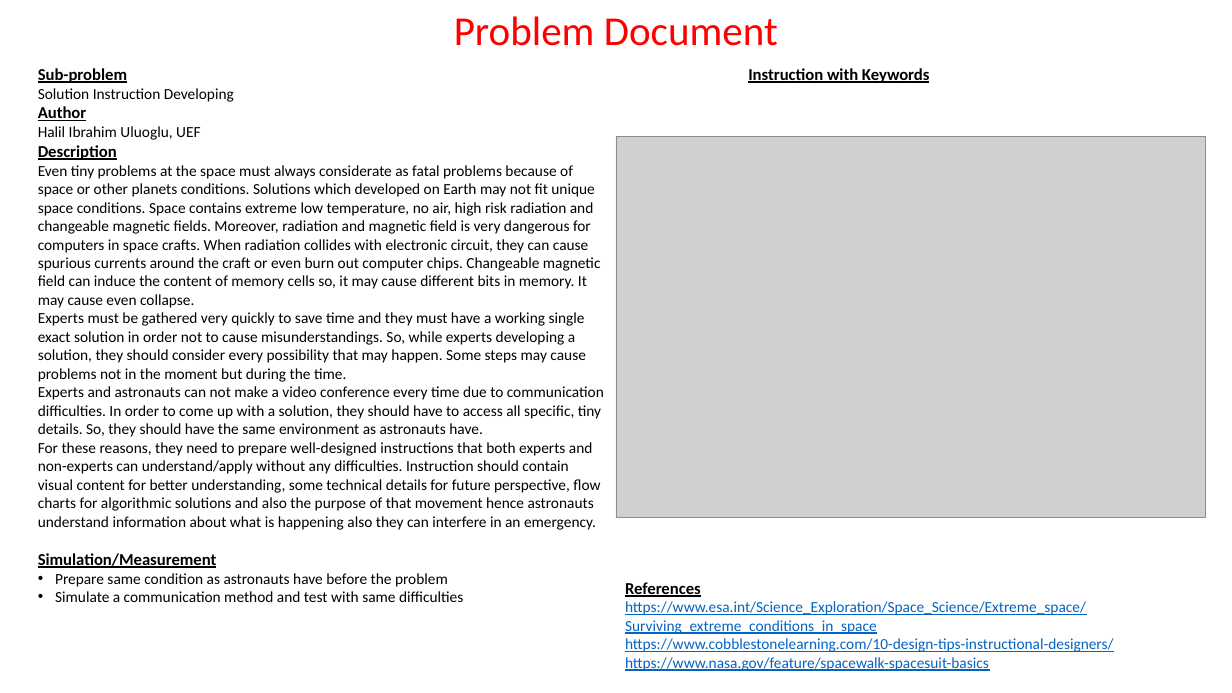
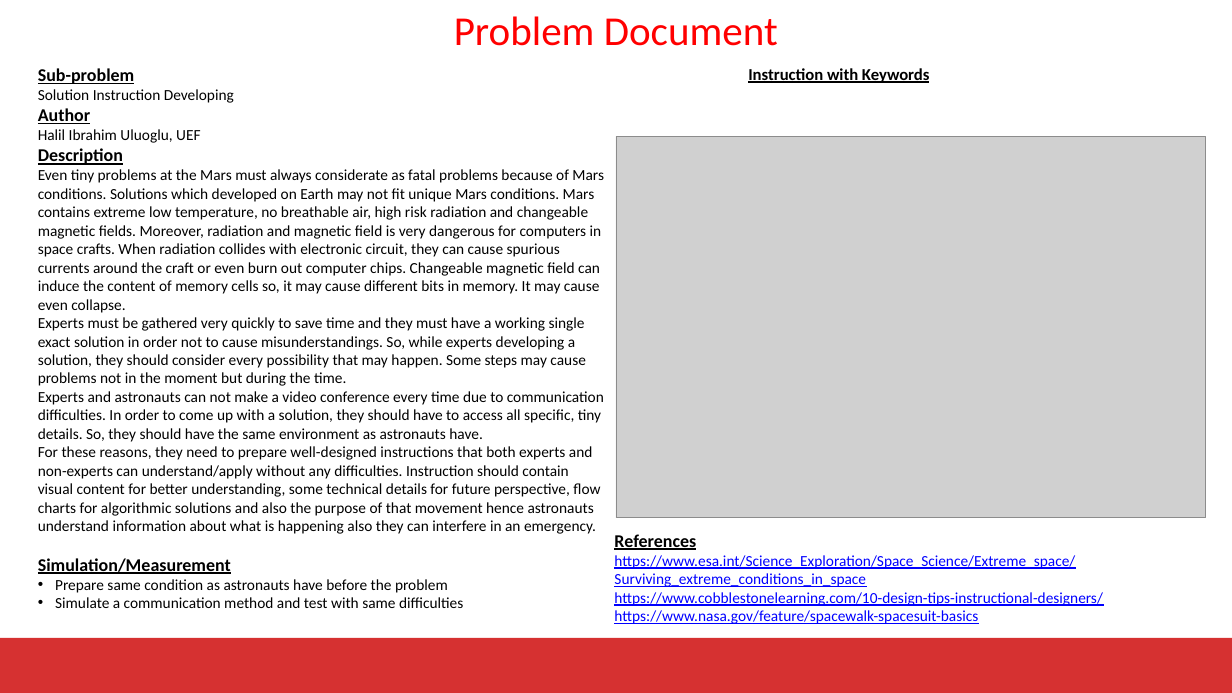
Before and after one commit to haliluluoglu/UEF-CS, a slide deck: slide 3 of Epic Challange/Individual-Task-1.pptx (slide 2 before the commit). Drawn at 1232x693 pixels with LibreOffice and Linux fonts; fonts in the diff are those of the drawing; grey boxes stand for pictures; background and template pictures are left out. Boxes give left, top, right and bottom in pixels: in the first picture for what was removed or moved away, otherwise in the second. Text is boxed around its words. In the diff, an @@ line names an element or a change of style, - is before the commit and + after.

Commit message:
1.week

```diff
--- a/Epic Challange/Individual-Task-1.pptx
+++ b/Epic Challange/Individual-Task-1.pptx
@@ text at box(38, 68, 231, 574): size 13 to 14 pt in "Sub-problem", "Author", "Description", "Simulation/Measurement" @@
@@ text at box(38, 169, 604, 313): text changed @@
-Even tiny problems at the space must always considerate as fatal problems because of space or other planets conditions. Solutions which developed on Earth may not fit unique space conditions. Space contains extreme low temperature, no air, high risk radiation and changeable magnetic fields. Moreover, radiation and magnetic field is very dangerous for computers in space crafts. When radiation collides with electronic circuit, they can cause spurious currents around the craft or even burn out computer chips. Changeable magnetic field can induce the content of memory cells so, it may cause different bits in memory. It may cause even collapse.
+Even tiny problems at the Mars must always considerate as fatal problems because of Mars conditions. Solutions which developed on Earth may not fit unique Mars conditions. Mars contains extreme low temperature, no breathable air, high risk radiation and changeable magnetic fields. Moreover, radiation and magnetic field is very dangerous for computers in space crafts. When radiation collides with electronic circuit, they can cause spurious currents around the craft or even burn out computer chips. Changeable magnetic field can induce the content of memory cells so, it may cause different bits in memory. It may cause even collapse.
@@ text "References": place and size @@
-text "References" at box(625, 582, 1114, 671)
+text "References" at box(614, 534, 1103, 624)
@@ text "References" at box(614, 534, 1103, 624): size 13 to 14 pt in "References"; text colour #0563C1 to #0000FF @@
@@ freeform shape added at box(0, 638, 1232, 693), fill #D63131 @@
```
Also in this commit, not shown: 1 other slide changed, 3 slides added.
